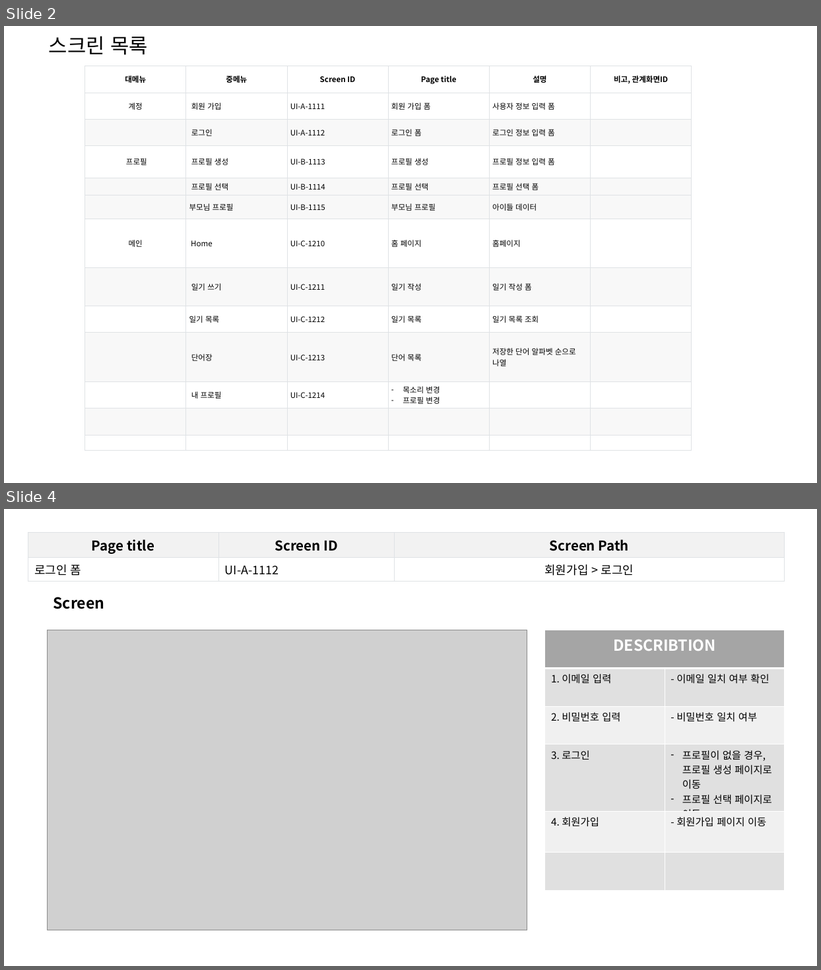
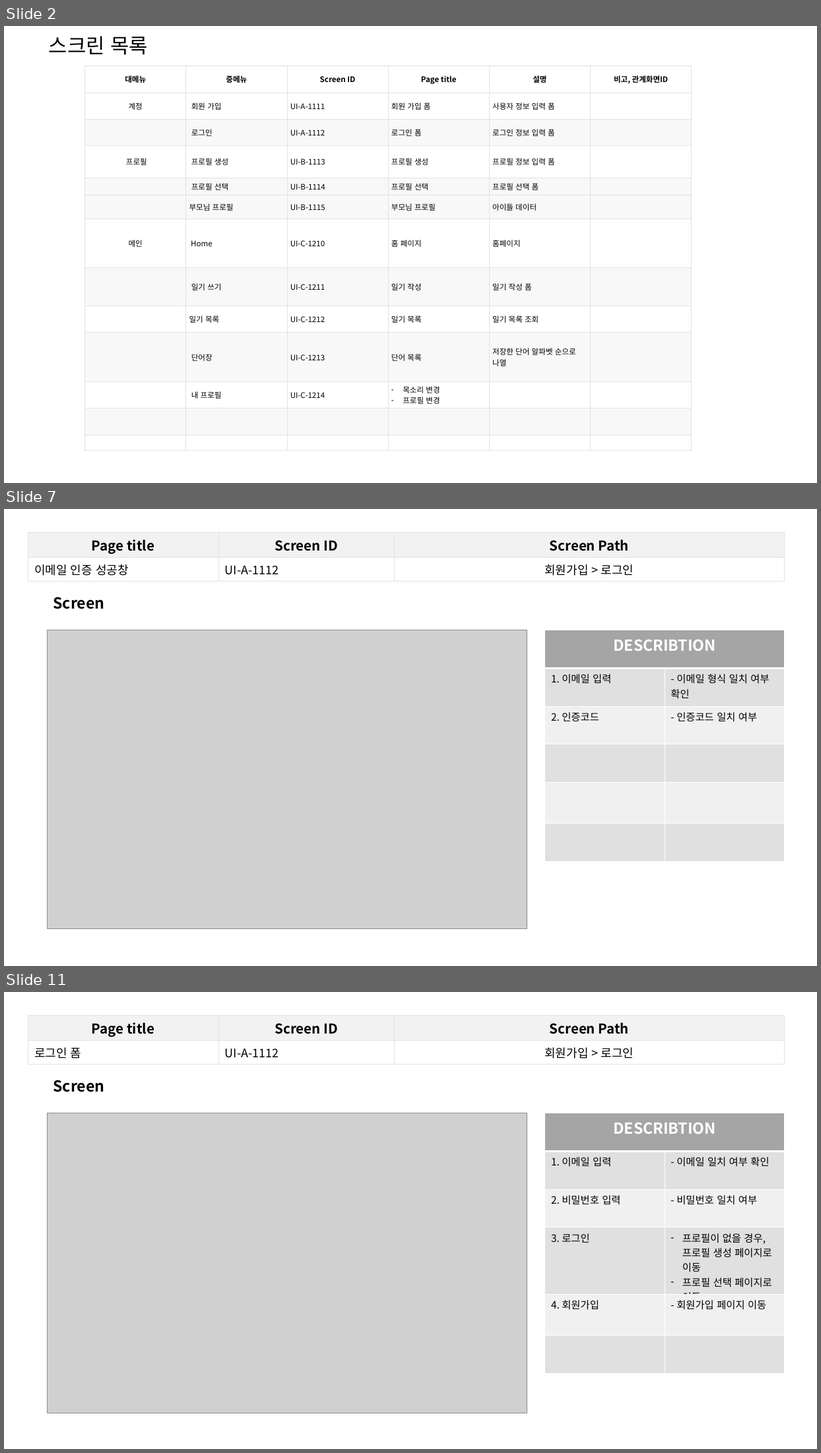
Before and after one commit to jes5918/dinory, a slide deck: 산출물/화면 정의서.pptx. Shown one above the other, each under a label of ours: slides 2 and 4 before the commit, slides 2, 7 and 11 after it; the slides between them are not shown. The pictures are 821x970 and 821x1453 pixels, drawn with LibreOffice and Linux fonts; fonts in the diff are those of the drawing; grey boxes stand for pictures. Boxes give left, top, right and bottom in pixels: in the first picture for what was removed or moved away, otherwise in the second. Text is boxed around its words. In the diff, an @@ line names an element or a change of style, - is before the commit and + after.

```diff
--- a/산출물/화면 정의서.pptx
+++ b/산출물/화면 정의서.pptx
@@ slide 7 added at box(4, 509, 817, 966), background #FFFFFF @@
@@ table added at box(28, 532, 784, 578), 2 rows, 3 columns @@
+Page title | Screen ID | Screen Path
+이메일 인증 성공창 | UI-A-1112 | 회원가입 > 로그인
@@ text added at box(54, 597, 105, 609), 18 pt, text #000000, bold @@
+Screen
@@ picture added at box(48, 630, 527, 929) @@
@@ table added at box(545, 630, 784, 862), 6 rows, 2 columns @@
+DESCRIBTION | 
+1. 이메일 입력 | - 이메일 형식 일치 여부 확인
+2. 인증코드 | - 인증코드 일치 여부
+ | 
+ | 
+ | 
@@ what was slide 4 is now slide 11 @@
```
Also in this commit, not shown: 5 slides changed, 10 other slides added, 5 other files.
